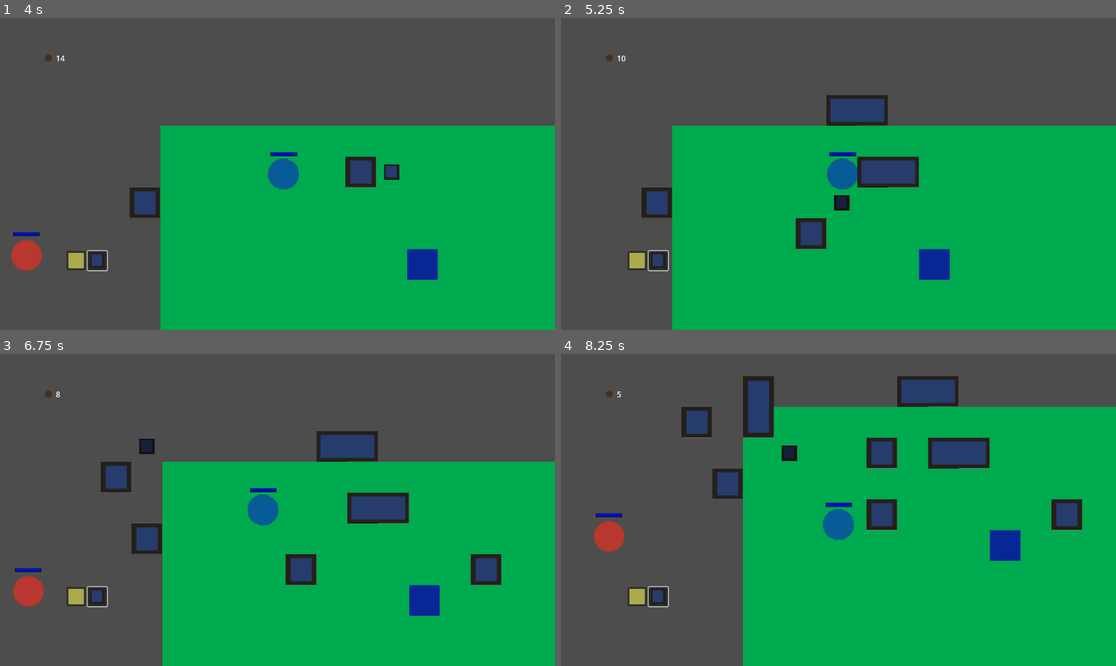
Above: before the commit, frames 1-4 (two rows, left to right).
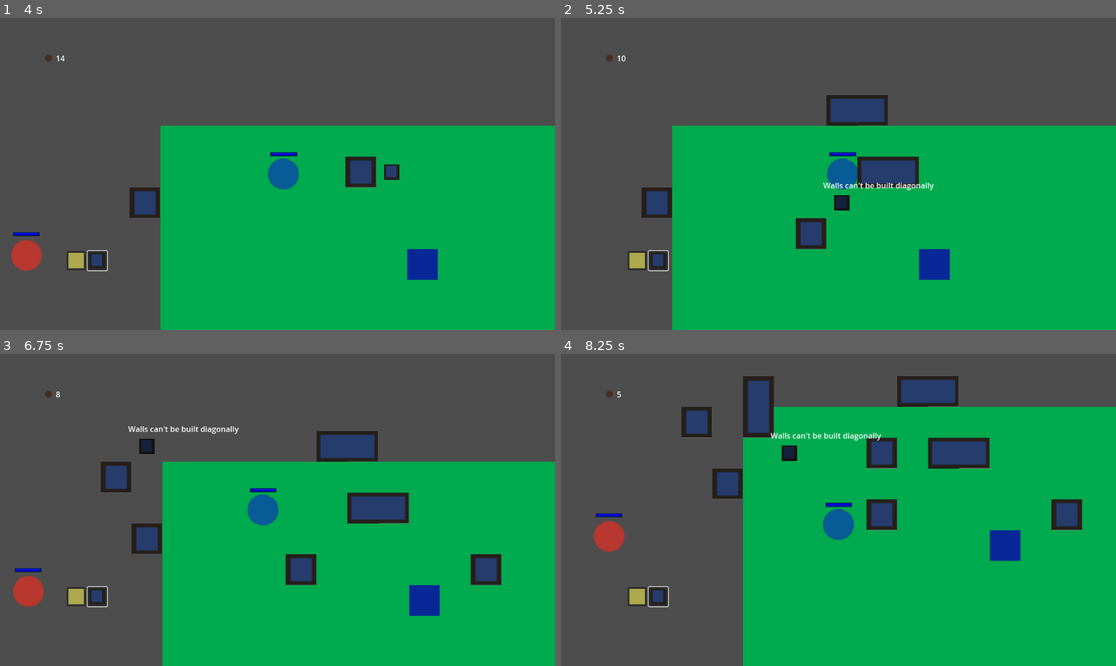
Above: after the commit, the same moments.

Repository: Schmo103/Euclid
Game: Godot game, scene res://menu/menu.tscn
Same seed, same stepped clock (60 frames per second), same inputs: the game is played once before the commit and once after it.
Inputs (mouse positions are in pixels of both pictures, inside the frame that each line leads up to):
- Up to frame 1 (4 s): click "Play" at 0.5 s; click (77, 261) at 1.25 s; click (99, 261) at 2 s; tap Enter at 2.75 s; move the mouse to (399, 158) at 2.77 s; press the mouse at (399, 158) at 2.78 s; hold D (player_right) 2.78-3.5 s; release the mouse at (399, 158) at 3.5 s; drag from (166, 189) to (399, 170) at 3.52 s
- Up to frame 2 (5.25 s): move the mouse to (894, 105) at 4.27 s; press the mouse at (894, 105) at 4.28 s; hold D (player_right) 4.28-5 s; release the mouse at (894, 105) at 5 s; drag from (810, 236) to (882, 111) at 5.02 s
- Up to frame 3 (6.75 s): tap Space at 5.75 s; move the mouse to (444, 556) at 5.77 s; press the mouse at (444, 556) at 5.78 s; hold A (player_left) 5.78-6.5 s; release the mouse at (444, 556) at 6.5 s; drag from (111, 463) to (194, 432) at 6.52 s
- Up to frame 4 (8.25 s): move the mouse to (866, 510) at 7.27 s; press the mouse at (866, 510) at 7.28 s; hold S (player_down) 7.28-8 s; release the mouse at (866, 510) at 8 s; drag from (755, 432) to (849, 506) at 8.02 s

Frame 1 is identical in both runs. In frame 2, 0.2% of the frame differs, in the area x 47-68%, y 52-56%; in frame 3, 0.2%; in frame 4, 0.2%.

Commit message:
Continued wall building
Added corner autotiling
Added message

Diff:
--- a/Euclid/building_system/build_manager.gd
+++ b/Euclid/building_system/build_manager.gd
@@ -124,6 +124,7 @@
 func can_build() -> bool:
 	var bodies : Array = build_icon.get_area_overlapping_bodies()
 	if tower_to_be_built.use_custom_can_build:
+		build_icon.set_message(tower_to_be_built.custom_can_build_message)
 		return tower_to_be_built.can_build(bodies, pos_to_tile(build_icon.position))
 	else:
 		return bodies.size() == 0
--- a/Euclid/building_system/building_gui/build_icon.gd
+++ b/Euclid/building_system/building_gui/build_icon.gd
@@ -6,6 +6,7 @@
 #area2d node for checking for physics bodies
 @onready var tower_detector : Area2D = $TowerDetector
 @onready var mob_detector : Area2D = $MobDetector
+@onready var message : Label = $Message
 
 #sets areas rect shape to the size of a tile
 func _ready() -> void:
@@ -20,9 +21,13 @@
 	return bodies
 
 
+func set_message(m : String) -> void:
+	message.text = m
+
+
 #sets whether the modulate is applied
 func set_faded(b : bool) -> void:
 	if b:
-		modulate = faded_modulate
+		self_modulate = faded_modulate
 	else:
-		modulate = Color(1.0, 1.0, 1.0)
+		self_modulate = Color(1.0, 1.0, 1.0)
--- a/Euclid/resource_scripts/tower_stats.gd
+++ b/Euclid/resource_scripts/tower_stats.gd
@@ -23,9 +23,12 @@
 
 @export_subgroup("Custom Building")
 @export var auto_exit_build_mode : bool = true
+@export var can_replace_walls : bool = false
 #@export var drag_building_enabled : bool = false
 @export var use_custom_can_build: bool = false
 @export var use_custom_build : bool = false
+
+var custom_can_build_message : String = ""
 
 func can_build(_objects : Array, _tile_pos : Vector2) -> bool:
 	return true
--- a/Euclid/resource_scripts/wall_stats.gd
+++ b/Euclid/resource_scripts/wall_stats.gd
@@ -1,8 +1,8 @@
 class_name WallStats
 extends TowerStats
 
-signal new_tower_built(tile_pos : Vector2)
-signal tower_destroyed(tile_pos : Vector2)
+signal new_wall_built(tile_pos : Vector2)
+signal wall_destroyed(tile_pos : Vector2)
 
 var possible_corners : Array = [Vector2(-1, -1), Vector2(1, -1), Vector2(1, 1), Vector2(-1, 1)]
 var possible_adjacent_positions : Array = [Vector2.UP, Vector2.DOWN, Vector2.LEFT, Vector2.RIGHT]
@@ -11,6 +11,7 @@
 
 #checks if can build wall
 func can_build(objects : Array, tile_pos : Vector2) -> bool:
+	custom_can_build_message = ""
 	adjacent_positions = []
 	corners = []
 	for ob in objects:
@@ -31,6 +32,7 @@
 			return false
 	for c in corners:
 		if !validate_diagonal(c):
+			custom_can_build_message = "Walls can't be built diagonally"
 			return false
 	return true
 
--- a/Euclid/towers/wall/wall.gd
+++ b/Euclid/towers/wall/wall.gd
@@ -13,6 +13,9 @@
 var right_ids := [2, 6] #right and up
 var solo_id := [7, 7]
 
+var top_corner_ids := [20, 21] #left and right
+var bottom_corner_ids := [26, 27] #left and right
+
 var ids : Array = [middle_ids, left_ids, right_ids, solo_id]
 
 #dictionary representing adjacent wall towers
@@ -20,8 +23,10 @@
 
 func _ready() -> void:
 	super()
-	tower_stats.new_tower_built.connect(_on_new_wall_placed)
-	tower_stats.new_tower_built.emit(tile_pos)
+	tower_stats.wall_destroyed.connect(_on_wall_destroyed)
+	tower_stats.new_wall_built.connect(_on_new_wall_placed)
+	tower_stats.new_wall_built.emit(tile_pos)
+
 
 
 func update_image() -> void:
@@ -32,11 +37,21 @@
 			edge = edges.MIDDLE
 			set_image(middle_ids[0])
 		elif adjacents[Vector2.RIGHT]:
-			edge = edges.LEFT
-			set_image(left_ids[0])
+			if adjacents[Vector2.UP]:
+				set_image(bottom_corner_ids[0])
+			elif adjacents[Vector2.DOWN]:
+				set_image(top_corner_ids[0])
+			else:
+				edge = edges.LEFT
+				set_image(left_ids[0])
 		else: #Vector2.LEFT
-			edge = edges.RIGHT
-			set_image(right_ids[0])
+			if adjacents[Vector2.UP]:
+				set_image(bottom_corner_ids[1])
+			elif adjacents[Vector2.DOWN]:
+				set_image(top_corner_ids[1])
+			else:
+				edge = edges.RIGHT
+				set_image(right_ids[0])
 	elif adjacents[Vector2.UP] or adjacents[Vector2.DOWN]:
 		horizontal = false
 		if adjacents[Vector2.UP] and adjacents[Vector2.DOWN]:
@@ -58,6 +73,11 @@
 		update_image()
 
 
+func _on_wall_destroyed(wall_tile_pos : Vector2) -> void:
+	if tile_pos.distance_to(wall_tile_pos) <= 1:
+		fall()
+
+
 func update_adjacent_walls() -> void:
 	for offset in adjacents:
 		adjacents[offset] = (GameState.front_tile_map.get_cell_source_id(0, tile_pos + offset) != -1)
--- a/Euclid/world/world.tscn
+++ b/Euclid/world/world.tscn
@@ -19,14 +19,14 @@
 script = ExtResource("1_ybw44")
 home_tile_pos = Vector2(8, 4)
 
+[node name="GUILayer" type="CanvasLayer" parent="."]
+
+[node name="BuildingGUI" parent="GUILayer" instance=ExtResource("3_wdhqa")]
+metadata/_edit_use_anchors_ = true
+
 [node name="BuildManager" type="Node" parent="." node_paths=PackedStringArray("build_icon")]
 script = ExtResource("3_ioyl6")
 build_icon = NodePath("../BuildIcon")
-
-[node name="GUILayer" type="CanvasLayer" parent="BuildManager"]
-
-[node name="BuildingGUI" parent="BuildManager/GUILayer" instance=ExtResource("3_wdhqa")]
-metadata/_edit_use_anchors_ = true
 
 [node name="BackTileMap" type="TileMap" parent="."]
 scale = Vector2(2, 2)
@@ -75,3 +75,10 @@
 
 [node name="CollisionShape2D" type="CollisionShape2D" parent="BuildIcon/MobDetector"]
 shape = SubResource("RectangleShape2D_py527")
+
+[node name="Message" type="Label" parent="BuildIcon"]
+offset_left = -39.0
+offset_top = -48.0
+offset_right = 4.0
+offset_bottom = -25.0
+horizontal_alignment = 1
Binary file changed: Euclid/art/filler_wall_spritesheet.png
Not shown, changed: Euclid/art/filler_wall_spritesheet.kra
Not shown, changed: Euclid/art/filler_wall_spritesheet.kra~
Not shown, added: Euclid/art/filler_wall_spritesheet.png.kra
Not shown, changed: Euclid/art/filler_wall_spritesheet.png~
